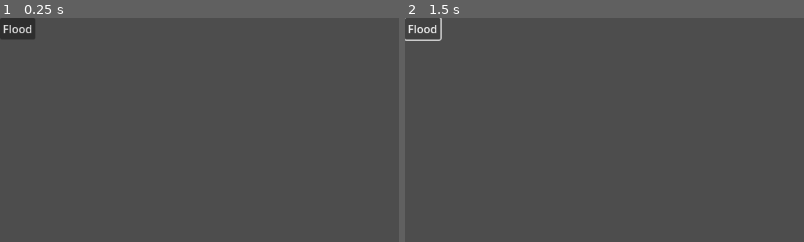
Above: before the commit, frames 1-2 (left to right).
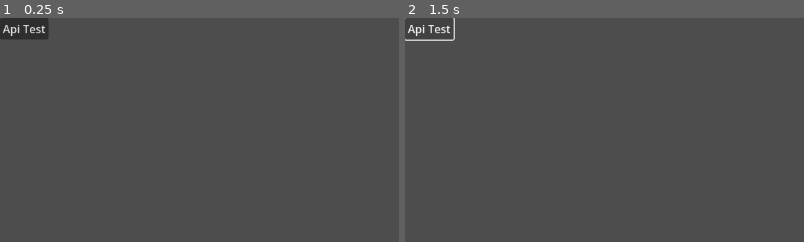
Above: after the commit, the same moments.

Repository: Ciasne14/SteelWorks3
Game: Godot game, scene res://ApiTest.tscn
Same seed, same stepped clock (60 frames per second), same inputs: the game is played once before the commit and once after it. Before the commit the project starts from res://flood_desktop.tscn.
Inputs (mouse positions are % of the whole screen's width and height, from its top left):
- Up to frame 1 (0.25 s): no input
- Up to frame 2 (1.5 s): click (3, 2) at 0.5 s, where only the run after the commit has a clickable "Api Test"; click (2, 2) at 1.25 s, where only the run before the commit has a clickable "Flood"
The pictures show only the part of the screen within x 0-50%, y 0-50%; the shares and areas given below are measured in that part.

The runs differ from the first frame. In frame 1, 0.5% of the frame differs, in the area x 0-13%, y 0-10%; in frame 2, 0.4%.

Commit message:
api test

Diff:
--- a/ApiTest.tscn
+++ b/ApiTest.tscn
@@ -22,8 +22,20 @@
 unique_name_in_owner = true
 
 [node name="ResponseText" type="Label" parent="."]
-layout_mode = 0
-offset_left = 186.0
-offset_top = 133.0
-offset_right = 226.0
-offset_bottom = 156.0
+custom_minimum_size = Vector2(200, 50)
+layout_mode = 1
+anchors_preset = 3
+anchor_left = 1.0
+anchor_top = 1.0
+anchor_right = 1.0
+anchor_bottom = 1.0
+offset_left = -40.0
+offset_top = -23.0
+grow_horizontal = 0
+grow_vertical = 0
+
+[node name="ApiTimer" type="Timer" parent="."]
+unique_name_in_owner = true
+autostart = true
+
+[connection signal="timeout" from="ApiTimer" to="." method="_on_api_timer_timeout"]
--- a/api_test.gd
+++ b/api_test.gd
@@ -3,20 +3,45 @@
 @onready var http_request = $HTTPRequest
 @onready var button = $RequestButton  # Adjust the path if needed
 
-const CAT_FACT_URL = "https://catfact.ninja/fact"
+const troll_url = "https://7404-193-193-81-36.ngrok-free.app/api/my_chat/"
 
 func _ready():
 	button.pressed.connect(on_button_pressed)
 	http_request.request_completed.connect(_on_HTTPRequest_request_completed)
+	# Get the Timer node
+	var api_timer = %ApiTimer  # Adjust this path if needed
+	api_timer.wait_time = 1.0  # Set the timer to 1 second
+	api_timer.one_shot = false  # Ensure it repeats
+	api_timer.start()  # Start the timer
+
+	# Connect the timeout signal
+	api_timer.timeout.connect(Callable(self, "connect_to_api"))
+
+	connect_to_api()
 
 func on_button_pressed():
-	print("Button pressed, sending request for a cat fact...")
-	var error = http_request.request(CAT_FACT_URL)
+	var error = http_request.request(troll_url)
 	if error != OK:
 		print("Request failed to start, error code:", error)
 
 func _on_HTTPRequest_request_completed(result, response_code, headers, body):
 	print("Response body:", body.get_string_from_utf8())  # For debugging
-	var json = JSON.new()
-	print("Cat Fact:", body.get_string_from_utf8())  # This will print just the fact
-	$ResponseText.text=body.get_string_from_utf8()
+	var response = body.get_string_from_utf8()
+	var regex = RegEx.new()
+	regex.compile('"response":\\s*"([^"]*)"')
+	var match = regex.search(response)
+	if match:
+		var response_value = match.get_string(1)
+		$ResponseText.text=response_value
+		print(response_value)  # Output: "chyba dziala"
+	else:
+		print("No match found")
+
+func connect_to_api():
+	var error = http_request.request(troll_url)
+	if error != OK:
+		print("Request failed to start, error code:", error)
+
+
+func _on_api_timer_timeout() -> void:
+	var dd = 5
--- /dev/null
+++ b/popup_message.gd
@@ -0,0 +1,33 @@
+extends Control
+
+# Duration for which the popup will be displayed
+var display_time: float = 3.0
+var fade_out_time: float = 1.0
+
+func _ready() -> void:
+	# Start with the popup hidden
+	hide()
+	modulate.a = 1  # Ensure the alpha is set to fully visible
+
+func show_message(message: String) -> void:
+	$Label.text = message  # Set the message text
+	show()  # Show the popup
+	_fade_out()  # Start fading out after showing
+
+func _fade_out() -> void:
+	# Set up a timer for the display duration
+	var timer = Timer.new()
+	timer.wait_time = display_time
+	timer.one_shot = true
+
+	# Connect the timer's timeout signal using a Callable
+	timer.timeout.connect(Callable(self, "_on_timeout"))
+	add_child(timer)
+	timer.start()
+
+func _on_timeout() -> void:
+	# Start fading out the popup
+	var dd= 1
+
+func _on_fade_out_complete(tween: Node, key: String) -> void:
+	hide()  # Hide the popup after fading out
--- /dev/null
+++ b/popup_message.tscn
@@ -0,0 +1,27 @@
+[gd_scene load_steps=2 format=3 uid="uid://d084kuxm7s8fl"]
+
+[ext_resource type="Script" path="res://popup_message.gd" id="1_23etx"]
+
+[node name="PopupMessage" type="Control"]
+layout_mode = 3
+anchors_preset = 3
+anchor_left = 1.0
+anchor_top = 1.0
+anchor_right = 1.0
+anchor_bottom = 1.0
+offset_left = -195.0
+offset_top = -58.0
+offset_right = -195.0
+offset_bottom = -58.0
+grow_horizontal = 0
+grow_vertical = 0
+script = ExtResource("1_23etx")
+
+[node name="Label" type="Label" parent="."]
+custom_minimum_size = Vector2(200, 50)
+layout_mode = 0
+offset_right = 40.0
+offset_bottom = 23.0
+text = "Your message here"
+horizontal_alignment = 1
+vertical_alignment = 1
--- /dev/null
+++ b/popup_test.gd
@@ -0,0 +1,16 @@
+extends Control
+
+# Assuming you have a PopupMessage scene
+var PopupMessageScene = preload("res://popup_message.tscn")
+var popup_instance: Control
+
+func _ready() -> void:
+	# Instance the popup message and add it to the scene
+	popup_instance = PopupMessageScene.instantiate()
+	add_child(popup_instance)
+
+	# Example of showing a message
+	show_popup("Hello, this is a popup message!")
+
+func show_popup(message: String) -> void:
+	popup_instance.show_message(message)  # Call the modified function
--- /dev/null
+++ b/popup_test.tscn
@@ -0,0 +1,12 @@
+[gd_scene load_steps=2 format=3 uid="uid://du7etx6ntk3xm"]
+
+[ext_resource type="Script" path="res://popup_test.gd" id="1_nqaeh"]
+
+[node name="popup_test" type="Control"]
+layout_mode = 3
+anchors_preset = 15
+anchor_right = 1.0
+anchor_bottom = 1.0
+grow_horizontal = 2
+grow_vertical = 2
+script = ExtResource("1_nqaeh")
--- a/project.godot
+++ b/project.godot
@@ -11,7 +11,7 @@
 [application]
 
 config/name="SteelWorks3"
-run/main_scene="res://flood_desktop.tscn"
+run/main_scene="res://ApiTest.tscn"
 config/features=PackedStringArray("4.3", "GL Compatibility")
 config/icon="res://icon.svg"
 
--- /dev/null
+++ b/replace_wallpaper.gd
@@ -0,0 +1,115 @@
+extends Node
+
+@onready var copy_wallpaper_button = %CopyWallpaperButton  # Adjust the path if needed
+
+func _ready():
+	# Connect the button pressed signal to the function
+	copy_wallpaper_button.pressed.connect(on_copy_wallpaper_button_pressed)
+	copy_current_wallpaper()
+
+func on_copy_wallpaper_button_pressed():
+	print("Button pressed, copying wallpaper...")
+	copy_current_wallpaper()
+
+func copy_current_wallpaper():
+	var wallpaper_path = get_current_wallpaper()
+	if wallpaper_path != "":
+		var user_data_path = OS.get_user_data_dir() + "/copied_wallpaper.jpg"  # Change extension if needed
+
+		# Copy the wallpaper to the user data directory
+		var command = "cmd.exe"
+		var args = ["/C", "copy", wallpaper_path, user_data_path.replace("/","\\")]
+		var result = OS.execute(command, args)
+
+		if result != OK:
+			print("Failed to copy wallpaper.")
+			return
+
+		print("Wallpaper copied to: ", user_data_path)
+		use_wallpaper(user_data_path)
+		# Load the copied wallpaper as a texture
+		load_wallpaper_as_texture(user_data_path)
+	else:
+		print("Failed to get current wallpaper path.")
+
+func get_current_wallpaper() -> String:
+	var path = ""
+	var temp_file = OS.get_user_data_dir() + "/wallpaper_path.txt"
+
+	var command = "cmd.exe"
+	var args = ["/C", "reg", "query", "HKCU\\Control Panel\\Desktop", "/v", "Wallpaper", ">", temp_file]
+
+	var result = OS.execute(command, args)
+
+	if result != OK:
+		print("Error retrieving wallpaper path.")
+		return path
+
+	# Read the wallpaper path from the temporary file
+	if FileAccess.file_exists(temp_file):
+		var file_access = FileAccess.open(temp_file, FileAccess.READ)
+		var output = file_access.get_as_text()
+		file_access.close()
+
+		# Parse the output to find the wallpaper path
+		path = get_wallpaper_path(output)
+	else:
+		print("Temporary file not found.")
+
+	# Clean up the temporary file
+	FileAccess.open(temp_file, FileAccess.WRITE).store_string("")  # Clear the temp file
+
+	return path
+
+func load_wallpaper_as_texture(image_path: String):
+	var image = Image.new()
+	if image.load(image_path) == OK:
+		var texture = ImageTexture.new()
+		texture.create_from_image(image)
+
+		# Assuming you have a Sprite node to display the wallpaper
+		var sprite = Sprite2D.new()
+		sprite.texture = texture
+		add_child(sprite)  # Add to the scene
+	else:
+		print("Failed to load image from: ", image_path)
+
+func get_wallpaper_path(output: String) -> String:
+	var pattern = r"C:\\[^\s]+\.jpg"
+	var regex = RegEx.new()
+	regex.compile(pattern)
+	var match = regex.search(output)
+	if match:
+		return (match.get_string())
+	else:
+		return "No match found."
+
+func use_wallpaper(image_path1):
+	var image_path = "C:\\Users\\pawel\\AppData\\Roaming\\Godot\\app_userdata\\SteelWorks3\\copied_wallpaper.jpg"
+	var image_texture = load_image(image_path)
+
+	if image_texture:
+		%Sprite.texture = image_texture
+	else:
+		print("Failed to load texture from: ", image_path)
+
+# Function to load an image file and return a Texture
+func load_image(path: String) -> Texture:
+	var file = FileAccess.open(path, FileAccess.READ)
+	if file:
+		var image_data = file.get_buffer(file.get_len())
+		file.close()
+
+		var image = Image.new()
+		if image.load_png_from_buffer(image_data) == OK:
+			var texture = ImageTexture.new()
+			texture.create_from_image(image)
+			return texture
+		else:
+			print("Failed to load image from buffer.")
+	else:
+		print("Failed to open file: ", path)
+
+	return null
+
+	return null
--- /dev/null
+++ b/replace_wallpaper.tscn
@@ -0,0 +1,26 @@
+[gd_scene load_steps=2 format=3 uid="uid://b0j1nw2u0fv5b"]
+
+[ext_resource type="Script" path="res://replace_wallpaper.gd" id="1_3bpkk"]
+
+[node name="Control" type="Control"]
+layout_mode = 3
+anchors_preset = 15
+anchor_right = 1.0
+anchor_bottom = 1.0
+grow_horizontal = 2
+grow_vertical = 2
+script = ExtResource("1_3bpkk")
+
+[node name="HBoxContainer" type="HBoxContainer" parent="."]
+layout_mode = 0
+offset_right = 40.0
+offset_bottom = 40.0
+
+[node name="CopyWallpaperButton" type="Button" parent="HBoxContainer"]
+unique_name_in_owner = true
+layout_mode = 2
+text = "Change 1"
+
+[node name="Sprite" type="Sprite2D" parent="."]
+unique_name_in_owner = true
+position = Vector2(348, 79)
Binary file added: Dog500.png
Not shown, added: Dog500.png.import
Not shown, added: repC1E0.tmp
